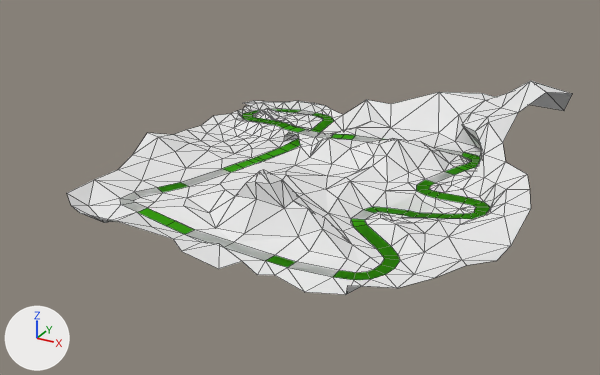
What one commit did to the Blender file UnityProject/Assets/Terrain/Track.blend.
Before and after are seen from a camera (50 mm lens) standing at (401.0, -786.0, 369.0) and looking at (-17.0, -26.0, -11.0). Lighting does not change. The marker at lower left points along +X, +Y and +Z. Mesh edges are drawn as thin lines.

Script lines for the objects in view, before the commit:
```python
me_plane_002 = bpy.data.meshes.new('Plane.002')
me_plane_002.from_pydata(...)  # 188 vertices, 94 faces; spans x -191.0..198.0, y -198.0..191.0, z -11.0..20.0
me_plane_002.materials.append(mat_road)  # green #389916
me_plane_004 = bpy.data.meshes.new('Plane.004')
me_plane_004.from_pydata(...)  # 444 vertices, 714 faces; spans x -221.0..241.0, y -236.0..237.0, z -19.0..91.0
me_plane_004.materials.append(mat_terrain)  # white #e7e7e7
ob_road = bpy.data.objects.new('Road', me_plane_002)
ob_road.location = (0.0, 0.0, 0.0)
ob_terraindone = bpy.data.objects.new('TerrainDone', me_plane_004)
ob_terraindone.location = (0.0, 0.0, 0.0)
```
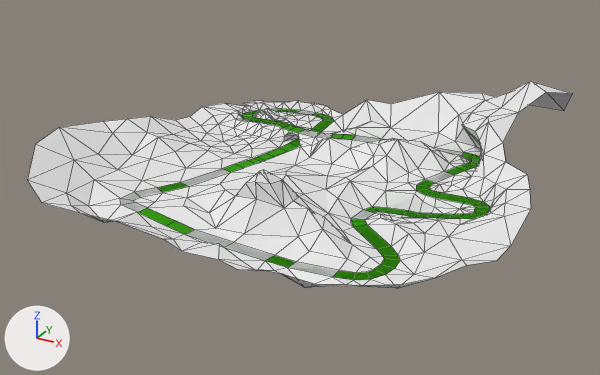
Boxes [x1, y1, x2, y2] around the edits, measured in the pictures (600 x 375 px):
```json
{"object": "TerrainDone", "change": "reshaped", "before": [67, 81, 572, 295], "after": [27, 81, 572, 288], "on screen": "8% wider"}
{"part": 1, "of": "me_plane_004", "change": "built on", "before": [182, 244, 362, 295], "after": [27, 103, 433, 288]}
```

Edits to the scene script, one JSON object a line:
```json
{"block": "me_plane_004", "where": "# used by ob_terraindone; location = (0.0, 0.0, 0.0)"}
{"op": "remove", "block": "me_plane_004", "code": "me_plane_004.from_pydata(...)  # 444 vertices, 714 faces; spans x -221.0..241.0, y -236.0..237.0, z -19.0..91.0"}
{"op": "add", "block": "me_plane_004", "code": "me_plane_004.from_pydata(...)  # 464 vertices, 754 faces, 1 loose edge; spans x -275.0..241.0, y -243.0..237.0, z -14.0..91.0"}
{"block": "me_plane_004", "change": "me_plane_004 part 1"}
{"block": "me_plane_004", "change": "1 vertex is removed from x 41.0, y -215.0, z -14.0"}
{"block": "me_plane_004", "change": "2 faces are deleted"}
{"block": "me_plane_004", "change": "4 vertices move from x 5.0..128.0, y -225.0..-206.0, z -19.0..-13.0 to x 5.0..128.0, y -225.0..-206.0, z -14.0..-3.0"}
{"block": "me_plane_004", "change": "21 vertices are added at x -275.0..180.0, y -243.0..122.0, z -9.0..50.0"}
{"block": "me_plane_004", "change": "1 loose edge is added"}
{"block": "me_plane_004", "change": "42 new faces join them"}
```
